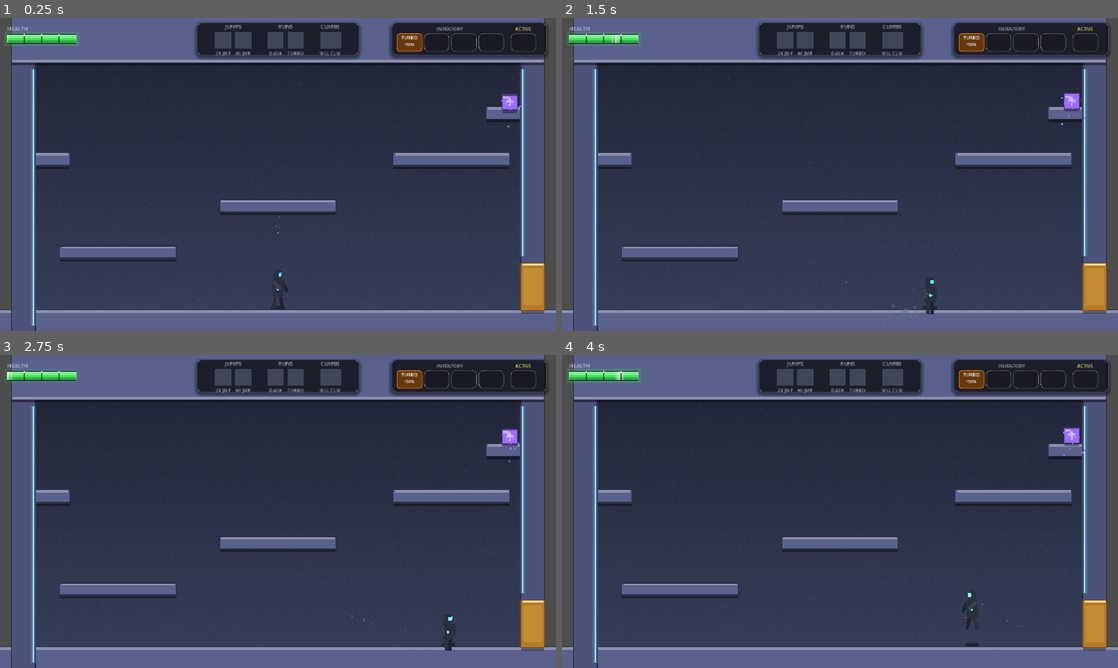
Above: before the commit, frames 1-4 (two rows, left to right).
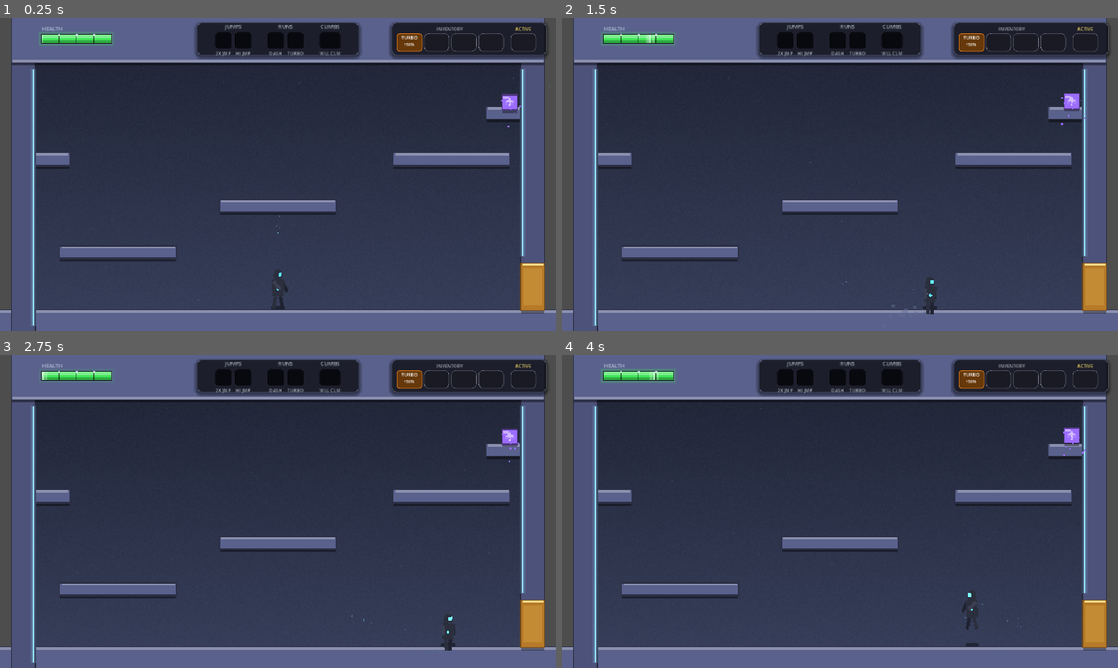
Above: after the commit, the same moments.

Repository: andy-augustine/godot-helloworld
Game: Godot game, scene res://World.tscn
Two runs of this game, one before a commit and one after it. Both use one fixed random seed, a clock stepped at 60 frames per second and the inputs below.
Inputs (mouse positions are in pixels of both pictures, inside the frame that each line leads up to):
- Up to frame 1 (0.25 s): no input
- Up to frame 2 (1.5 s): tap Enter (ui_accept) at 0.5 s; move the mouse to (962, 158) at 0.52 s; hold D (move_right) 0.53-1.25 s; tap Shift (dash) at 0.6 s; click (962, 158) at 0.67 s; tap Space (jump) at 0.77 s; drag from (728, 190) to (1073, 99) at 1.27 s
- Up to frame 3 (2.75 s): move the mouse to (333, 442) at 2.02 s; hold D (move_right) from 2.03 s (still down); tap Shift (dash) at 2.1 s; click (333, 442) at 2.17 s
- Up to frame 4 (4 s): release D (move_right) at 2.75 s; drag from (812, 574) to (1095, 624) at 2.77 s; move the mouse to (1006, 558) at 3.52 s; hold A (move_left) from 3.53 s (still down); tap Shift (dash) at 3.6 s; click (1006, 558) at 3.67 s; tap Space (jump) at 3.77 s

The runs differ from the first frame. In frame 1, 1.5% of the frame differs, in the area x 0-62%, y 2-10%; in frame 2, 1.3%; in frame 3, 1.3%; in frame 4, 1.5%.

Commit message:
HUD: ability slots are holes-then-pickups; healthbar shifted right
AbilityStrip slot visual rebuilt as a layered composition:

- LOCKED: a Panel with a dark "hole" StyleBoxFlat (near-black bg, top
  + left rim slightly darker than the bg, rounded corners). Reads as
  an empty socket recessed into the strip.
- UNLOCKED: a Control hosting four ColorRects mirroring Pickup.tscn's
  visual stack — outline / body / highlight / inner-glow — tinted to
  the ability's category hue. The slot now visually echoes the same
  pickup the player just collected, sitting "above ground" in its
  socket. The ability symbol icon lives inside this raised stack so
  it appears together with the box on grant.

State is toggled via visibility on the hole + raised siblings, not
recoloring a single ColorRect. _on_ability_granted still drives the
dramatic 3x scale pulse via the slot Control, so both layers scale
together during the flourish.

Healthbar: HUD/Margin margin_left bumped 12 -> 72 (+60px = half the
bar's 120px width) so the health cluster sits closer to the central
ability strip and balances the inventory panel on the right.

Co-Authored-By: Claude Opus 4.7 (1M context) <noreply@anthropic.com>

Diff:
--- a/hud/AbilityStrip.gd
+++ b/hud/AbilityStrip.gd
@@ -14,7 +14,6 @@
 const LABEL_FONT_SIZE: int = 8
 const TITLE_FONT_SIZE: int = 9
 const TITLE_COLOR := Color(0.85, 0.9, 0.95, 0.7)
-const LOCKED_COLOR := Color(0.35, 0.38, 0.45, 0.6)
 const POP_DURATION: float = 0.35
 
 # Dramatic pulse on landing — 3x scale + color flash + return.
@@ -34,10 +33,18 @@
 	2: Color("4ad6c2"),  # Climbs— teal
 }
 
-# id -> ColorRect (slot background); used to update visual state on grant
+# id -> Control (slot container, 28x28). Pulse animation scales this; the
+# locked "hole" Panel and the unlocked "raised" stack of ColorRects both live
+# inside it and are toggled via visibility on grant.
 var _icons: Dictionary = {}
-# id -> Node2D (icon holder for ability symbol polygons)
+# id -> Node2D (icon holder for ability symbol polygons; lives inside the
+# raised stack so it's hidden when the ability is locked)
 var _icon_holders: Dictionary = {}
+# id -> Panel (the dark recessed "hole" visible while the ability is locked)
+var _holes: Dictionary = {}
+# id -> Control (the raised pickup-style stack visible once the ability is
+# unlocked — outline + body + highlight + inner glow)
+var _raised: Dictionary = {}
 
 
 func _ready() -> void:
@@ -55,10 +62,10 @@
 # at the end of its swirl animation. Returns screen-space (HUD) coordinates;
 # Pickup converts via the camera transform.
 func get_slot_screen_position(id: StringName) -> Vector2:
-	var box: ColorRect = _icons.get(id, null)
-	if box == null:
+	var slot: Control = _icons.get(id, null)
+	if slot == null:
 		return Vector2.ZERO
-	return box.global_position + box.size * 0.5
+	return slot.global_position + slot.size * 0.5
 
 
 func _build() -> void:
@@ -104,22 +111,69 @@
 	cell.add_theme_constant_override("separation", 2)
 	cell.mouse_filter = Control.MOUSE_FILTER_IGNORE
 
-	var box := ColorRect.new()
-	box.custom_minimum_size = ICON_SIZE
-	box.color = LOCKED_COLOR
-	box.set_meta("category_color", _CATEGORY_HUE[cat_idx])
-	box.set_meta("ability_id", id)
-	box.pivot_offset = ICON_SIZE * 0.5
-	box.mouse_filter = Control.MOUSE_FILTER_IGNORE
-	cell.add_child(box)
-
-	# Symbolic icon polygons centered in the box. Locked state hides them
-	# (modulate alpha 0); unlocked shows them in the category hue lightened.
+	# Slot container — the pulse animation scales this whole node so both the
+	# hole and the raised stack scale together. Pivot at center for clean pulse.
+	var slot := Control.new()
+	slot.custom_minimum_size = ICON_SIZE
+	slot.set_meta("category_color", _CATEGORY_HUE[cat_idx])
+	slot.set_meta("ability_id", id)
+	slot.pivot_offset = ICON_SIZE * 0.5
+	slot.mouse_filter = Control.MOUSE_FILTER_IGNORE
+	cell.add_child(slot)
+
+	# LOCKED visual: a dark recessed "hole". Black bg with a slightly-darker
+	# top+left rim simulates light blocked from above (inset depth cue).
+	var hole := Panel.new()
+	hole.set_anchors_and_offsets_preset(Control.PRESET_FULL_RECT)
+	hole.add_theme_stylebox_override("panel", _make_hole_stylebox())
+	hole.mouse_filter = Control.MOUSE_FILTER_IGNORE
+	slot.add_child(hole)
+	_holes[id] = hole
+
+	# UNLOCKED visual: layered ColorRects mirroring Pickup.tscn's structure
+	# (outline / body / highlight / inner-glow) so the slot reads as the same
+	# pickup the player just collected, now seated "above ground" in its slot.
+	var raised := Control.new()
+	raised.set_anchors_and_offsets_preset(Control.PRESET_FULL_RECT)
+	raised.mouse_filter = Control.MOUSE_FILTER_IGNORE
+	raised.visible = false
+	slot.add_child(raised)
+	_raised[id] = raised
+
+	var hue: Color = _CATEGORY_HUE[cat_idx]
+	# Outline (full footprint)
+	var outline := ColorRect.new()
+	outline.set_anchors_and_offsets_preset(Control.PRESET_FULL_RECT)
+	outline.color = hue.darkened(0.5)
+	outline.mouse_filter = Control.MOUSE_FILTER_IGNORE
+	raised.add_child(outline)
+	# Body (24x24 inset by 2px on every edge)
+	var body := ColorRect.new()
+	body.position = Vector2(2, 2)
+	body.size = Vector2(24, 24)
+	body.color = hue
+	body.mouse_filter = Control.MOUSE_FILTER_IGNORE
+	raised.add_child(body)
+	# Highlight (small accent top-left to read as 3D)
+	var highlight := ColorRect.new()
+	highlight.position = Vector2(4, 4)
+	highlight.size = Vector2(8, 4)
+	highlight.color = Color(hue.lightened(0.45).r, hue.lightened(0.45).g, hue.lightened(0.45).b, 0.95)
+	highlight.mouse_filter = Control.MOUSE_FILTER_IGNORE
+	raised.add_child(highlight)
+	# Inner glow (faint warm wash inside the body)
+	var inner_glow := ColorRect.new()
+	inner_glow.position = Vector2(6, 12)
+	inner_glow.size = Vector2(16, 8)
+	inner_glow.color = Color(hue.lightened(0.25).r, hue.lightened(0.25).g, hue.lightened(0.25).b, 0.5)
+	inner_glow.mouse_filter = Control.MOUSE_FILTER_IGNORE
+	raised.add_child(inner_glow)
+
+	# Symbolic icon polygons centered on the raised body.
 	var icon_holder: Node2D = Node2D.new()
 	icon_holder.position = ICON_SIZE * 0.5
-	icon_holder.modulate = Color(1, 1, 1, 0)  # hidden until unlocked
-	box.add_child(icon_holder)
-	AbilityIcons.build_into(icon_holder, id, _CATEGORY_HUE[cat_idx].lightened(0.55), 0.7)
+	raised.add_child(icon_holder)
+	AbilityIcons.build_into(icon_holder, id, hue.lightened(0.55), 0.7)
 	_icon_holders[id] = icon_holder
 
 	var caption := Label.new()
@@ -130,8 +184,21 @@
 	caption.mouse_filter = Control.MOUSE_FILTER_IGNORE
 	cell.add_child(caption)
 
-	_icons[id] = box
+	_icons[id] = slot
 	return cell
+
+
+func _make_hole_stylebox() -> StyleBoxFlat:
+	var sb := StyleBoxFlat.new()
+	sb.bg_color = Color(0.03, 0.03, 0.05, 0.95)
+	sb.border_width_top = 1
+	sb.border_width_left = 1
+	sb.border_color = Color(0, 0, 0, 0.85)
+	sb.corner_radius_top_left = 4
+	sb.corner_radius_top_right = 4
+	sb.corner_radius_bottom_right = 4
+	sb.corner_radius_bottom_left = 4
+	return sb
 
 
 # DASH stays DASH; DOUBLE JUMP -> 2X JMP; HIGH JUMP -> HI JMP; WALL CLIMB -> WLL CLM.
@@ -153,33 +220,27 @@
 
 
 func _apply_state(id: StringName, owned: bool, _animate: bool) -> void:
-	var box: ColorRect = _icons.get(id, null)
-	if box == null:
-		return
-	var holder: Node2D = _icon_holders.get(id, null)
-	if owned:
-		box.color = box.get_meta("category_color", Color.WHITE)
-		if holder:
-			holder.modulate = Color(1, 1, 1, 1)
-	else:
-		box.color = LOCKED_COLOR
-		if holder:
-			holder.modulate = Color(1, 1, 1, 0)
+	var hole: Panel = _holes.get(id, null)
+	var raised: Control = _raised.get(id, null)
+	if hole:
+		hole.visible = not owned
+	if raised:
+		raised.visible = owned
 
 
 func _on_ability_granted(id: StringName) -> void:
 	# By the time this fires, the Pickup has finished its swirl-and-fly
 	# animation (Pickup grants only on landing). Light up the slot, play
 	# the reward SFX, run the dramatic pulse.
-	var box: ColorRect = _icons.get(id, null)
-	if box == null:
+	var slot: Control = _icons.get(id, null)
+	if slot == null:
 		return
 	_apply_state(id, true, false)
 	AudioManager.play_sfx("skill_acquired", 0.04, -2.0)
-	_play_dramatic_pulse(box)
-
-
-func _play_dramatic_pulse(box: ColorRect) -> void:
+	_play_dramatic_pulse(slot)
+
+
+func _play_dramatic_pulse(box: Control) -> void:
 	box.scale = Vector2.ONE
 	box.modulate = Color.WHITE
 	# Up: scale to 3.0, modulate white-bright
--- a/hud/HUD.tscn
+++ b/hud/HUD.tscn
@@ -15,7 +15,7 @@
 anchor_bottom = 1.0
 grow_horizontal = 2
 grow_vertical = 2
-theme_override_constants/margin_left = 12
+theme_override_constants/margin_left = 72
 theme_override_constants/margin_top = 12
 theme_override_constants/margin_right = 12
 theme_override_constants/margin_bottom = 12
